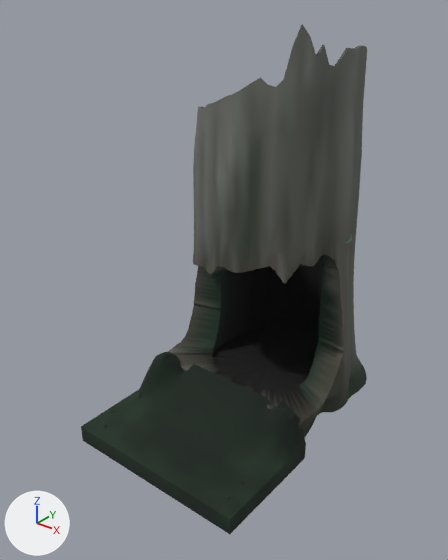
A saved change to the glTF model models/towers/hollowbole_foxfire.glb.
One viewpoint serves both versions: a camera (50 mm lens) standing at (10.77, -13.66, 13.24) and looking at (-0.35, 0.23, 4.63). Arrows for +X, +Y and +Z are at lower left; the lights stay in place. The picture after the commit comes second. Vertices at exactly the same position are counted once.

Names of what the first picture shows: 'towerSkinBoleBerm', 'towerSkinBoleShell'.
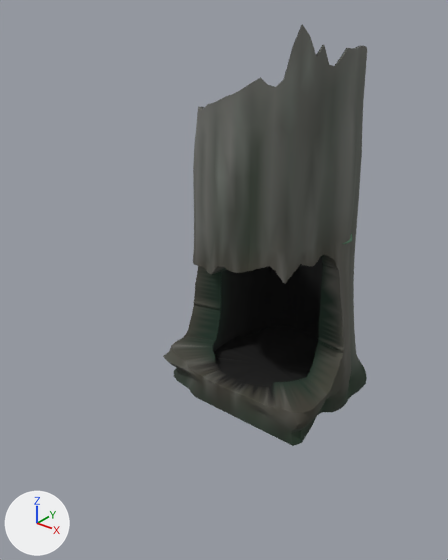
Boxes [x1, y1, x2, y2] around the edits, measured in the pictures (448 x 560 px; the box of a moved part takes in the faces that stretch with it):
'towerSkinBoleShell', reshaped: before [168, 25, 367, 437]; after [163, 25, 367, 446]
'towerSkinBoleBerm', deleted: before [81, 352, 306, 534]
part 1 of me_towerskinboleshell_001, moved or reshaped: before [168, 328, 333, 425]; after [163, 328, 333, 425]
part 2 of me_towerskinboleshell_001, recoloured: before [267, 387, 324, 403]; after [182, 361, 326, 433]

What the commit changed:
me_towerskinboleshell_001 is used by ob_towerskinboleshell; location (0.0, 0.0, 0.0).
me_towerskinboleshell_001 had 3414 vertices, 6828 faces and spanned x -3.07..3.08, y -0.22..6.3, z -0.09..12.2.
me_towerskinboleshell_001 now has 3339 vertices, 6678 faces and spans x -3.07..3.08, y -0.22..6.3, z -0.09..12.2.
me_towerskinboleshell_001 part 1: 52 vertices moved from x -3.03..3.05, y -0.22..1.83, z 0.58..1.23 to x -3.02..3.07, y -0.17..1.83, z 0.76..1.23; 313 vertices removed from x -3.05..3.07, y -0.22..1.81, z 0.57..1.19; 238 vertices added at x -3.05..3.06, y -0.22..1.78, z 0.77..1.2.
me_towerskinboleshell_001 part 2: 27 kept faces spanning x -2.99..3.04, y -0.22..1.49, z 0.02..1.07 get new vertex colours; the middle colour goes from dark grey #44473f to dark grey #3e453b.
Object 'towerSkinBoleBerm' (ob_towerskinboleberm) is deleted.
